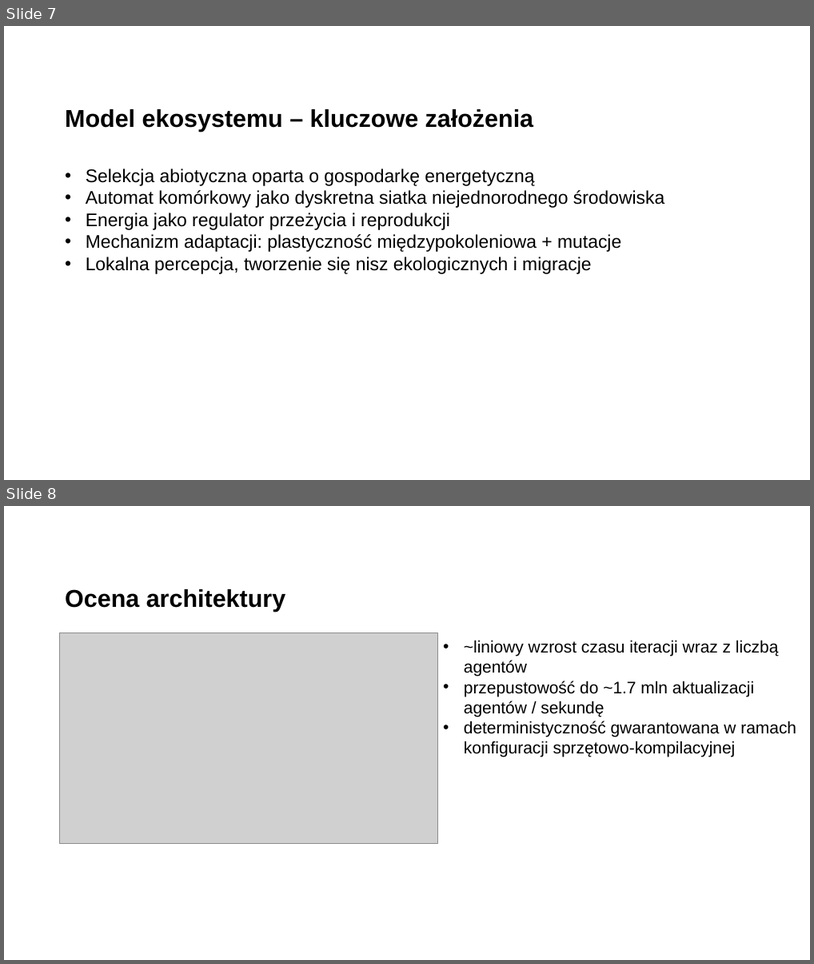
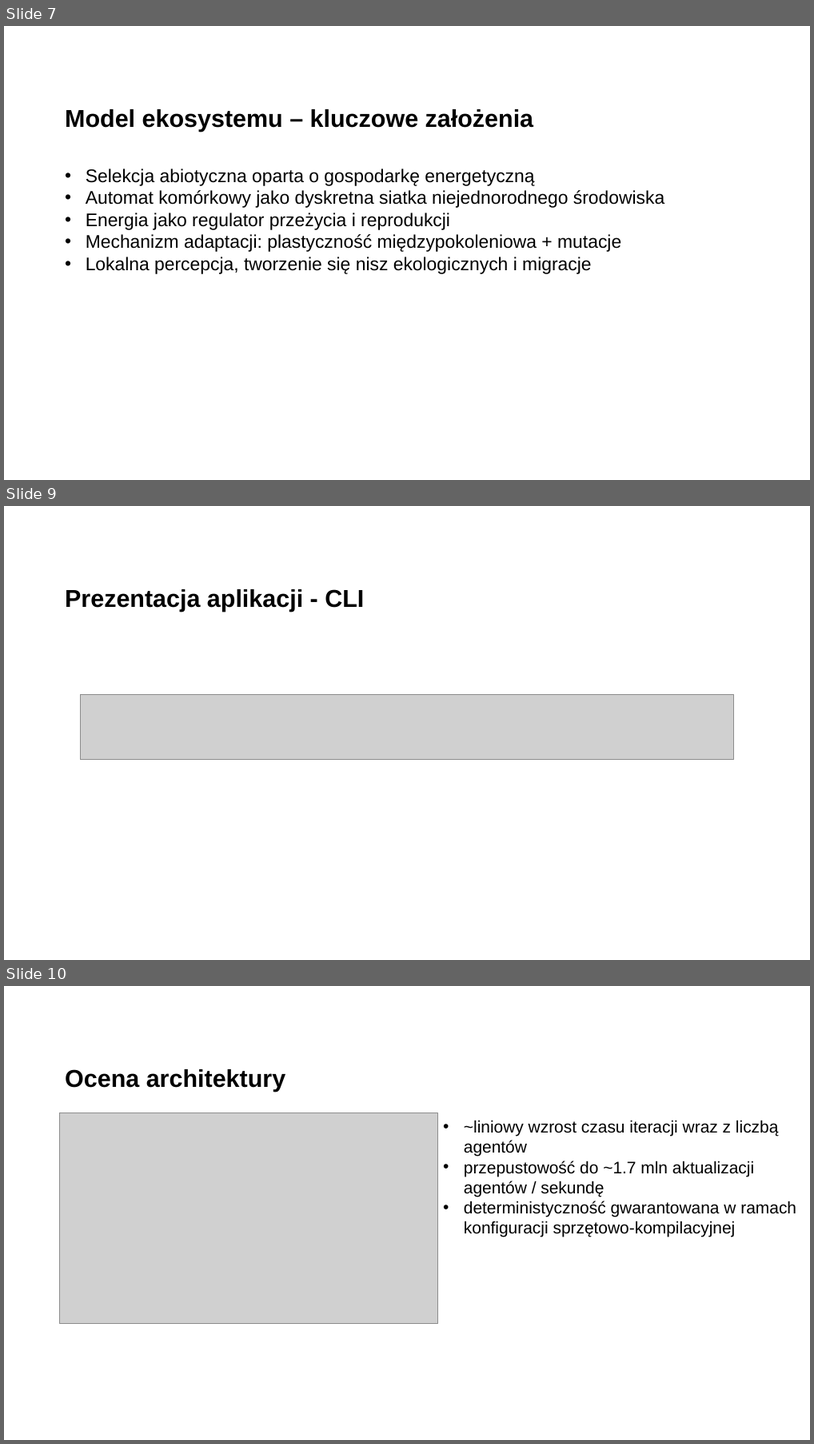
Before and after one commit to Filip-Rak/ecosystem-cc-results, a slide deck: docs/presentation.ppt. Shown one above the other, each under a label of ours: slides 7 and 8 before the commit, slides 7, 9 and 10 after it; the slides between them are not shown. The pictures are 814x964 and 814x1444 pixels, drawn with LibreOffice and Linux fonts; fonts in the diff are those of the drawing; grey boxes stand for pictures; background and template pictures are left out. Boxes give left, top, right and bottom in pixels: in the first picture for what was removed or moved away, otherwise in the second. Text is boxed around its words. In the diff, an @@ line names an element or a change of style, - is before the commit and + after.

```diff
--- a/docs/presentation.ppt
+++ b/docs/presentation.ppt
@@ slide 9 added at bbox=[4, 506, 810, 960], background picture (left out) @@
@@ title added at bbox=[65, 589, 364, 612], 32 pt, text #000000, bold @@
+Prezentacja aplikacji - CLI
@@ picture added at bbox=[80, 694, 734, 759] @@
@@ what was slide 8 is now slide 10 @@
```
Also in this commit, not shown: 1 slide changed, 4 other slides added, 1 slide removed, 35 other files.
